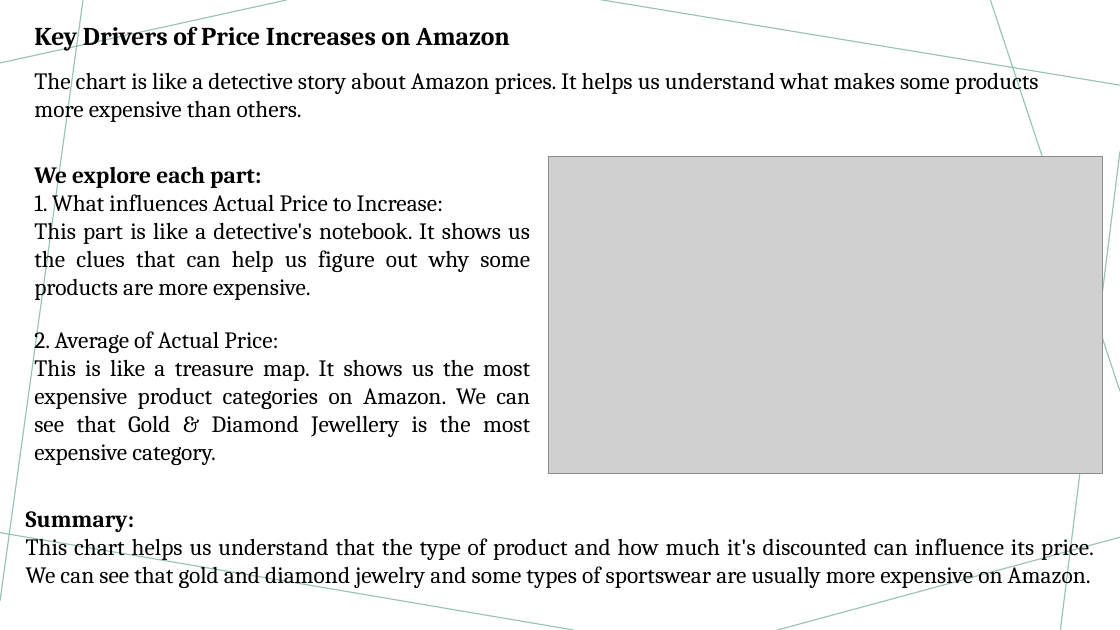
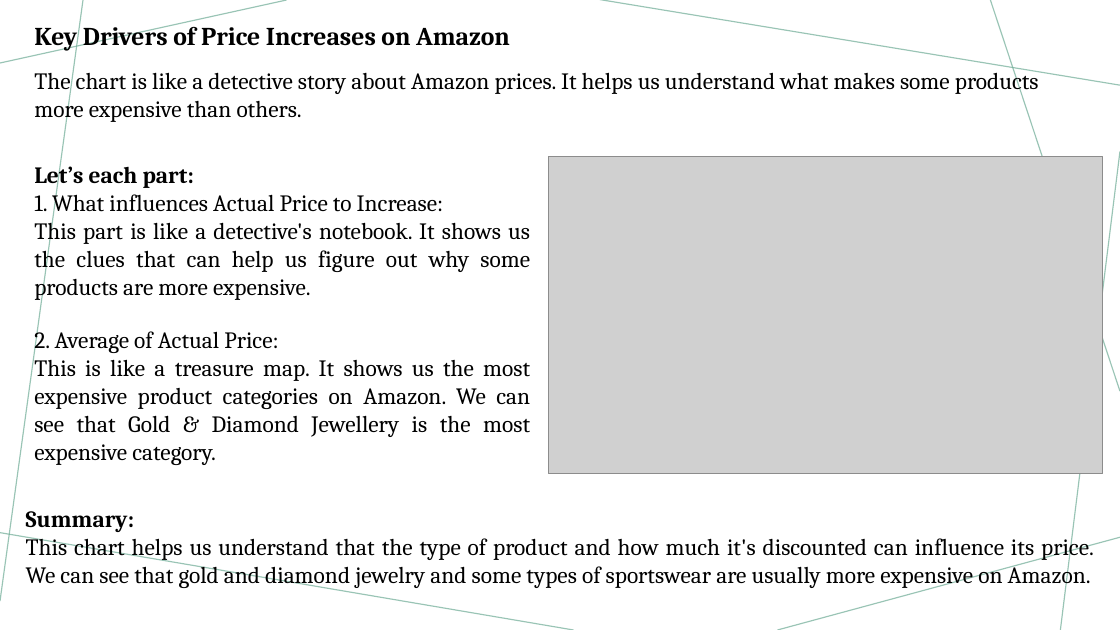
Before and after one commit to JessicaGarfield/Amazon-Product-Review-Report---Power-BI, a slide deck: slide 16 of Product_review.pptx. Drawn at 1120x630 pixels with LibreOffice and Linux fonts; fonts in the diff are those of the drawing; grey boxes stand for pictures. Boxes give left, top, right and bottom in pixels: in the first picture for what was removed or moved away, otherwise in the second. Text is boxed around its words. In the diff, an @@ line names an element or a change of style, - is before the commit and + after.

```diff
--- a/Product_review.pptx
+++ b/Product_review.pptx
@@ text at [34, 162, 194, 188]: text changed @@
-We explore each part:
+Let’s each part:
```
Also in this commit, not shown: 7 other slides changed, 1 other file.
